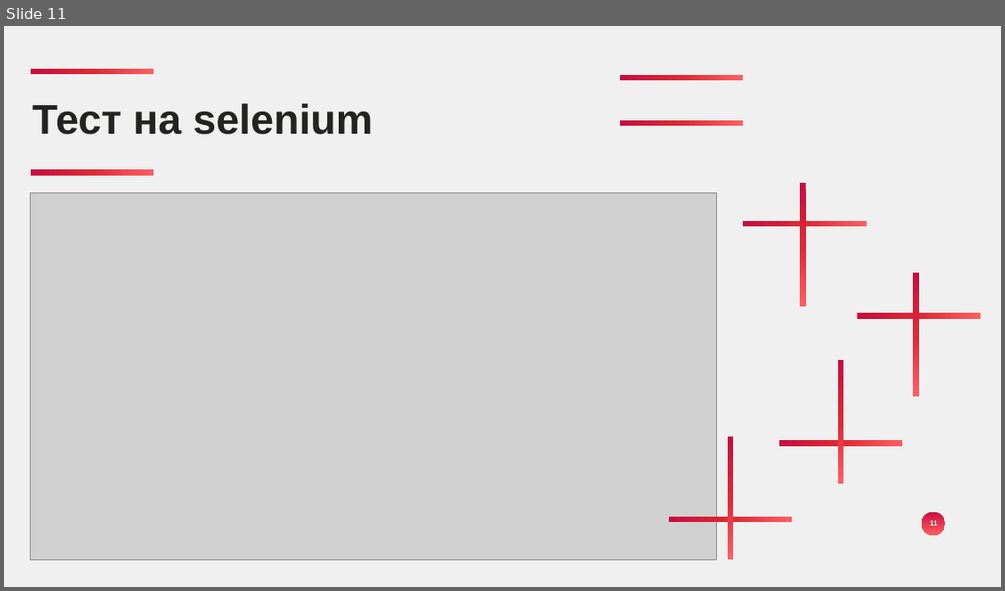
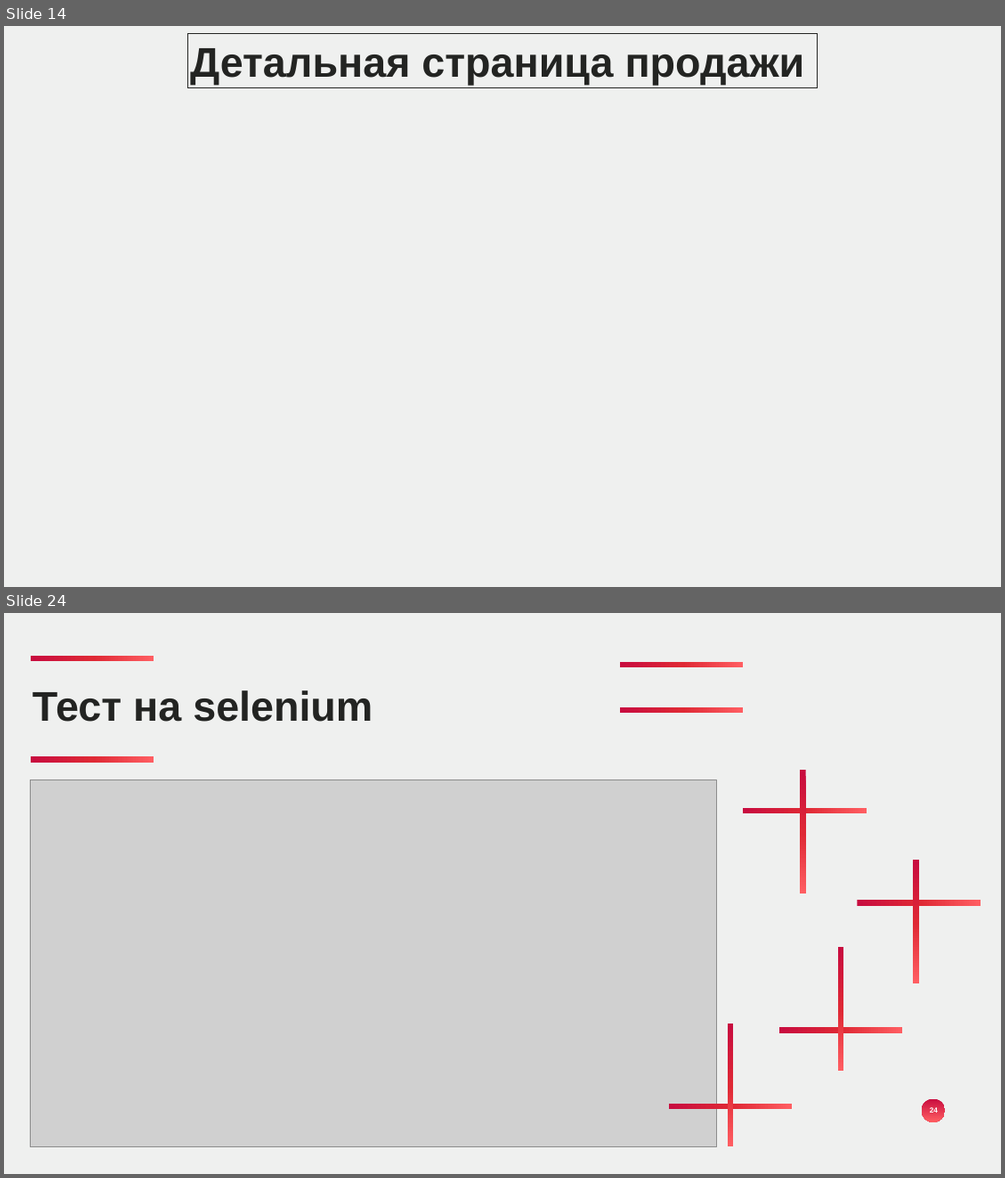
Before and after one commit to Slowpool/diploma-musical-shop-, a slide deck: OuterData/Махницкий диплом.pptx. Shown one above the other, each under a label of ours: slide 11 before the commit, slides 14 and 24 after it; the slides between them are not shown. The pictures are 1005x591 and 1005x1178 pixels, drawn with LibreOffice and Linux fonts; fonts in the diff are those of the drawing; grey boxes stand for pictures; background and template pictures are left out. Boxes give left, top, right and bottom in pixels: in the first picture for what was removed or moved away, otherwise in the second. Text is boxed around its words. In the diff, an @@ line names an element or a change of style, - is before the commit and + after.

```diff
--- a/OuterData/Махницкий диплом.pptx
+++ b/OuterData/Махницкий диплом.pptx
@@ slide 14 added at [4, 26, 1001, 587], background picture (left out) @@
@@ rectangle added at [188, 33, 817, 87], outline #232422 1 pt, 80 pt, text #232422, bold @@
+Детальная страница продажи
@@ what was slide 11 is now slide 24 @@
@@ page number at [930, 1107, 938, 1112]: text changed @@
-11
+24
```
Also in this commit, not shown: 2 slides changed, 13 other slides added, 1 other file.
